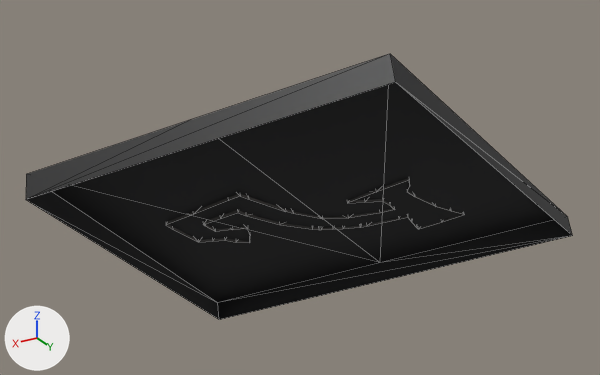
Two versions of the OBJ model src/main/resources/assets/stargate/models/DHD/009.obj, one commit apart.
Both versions are drawn from a 50 mm lens placed at (-0.1316, 0.0521, 0.8575), pointed at (-0.2367, -0.123, 0.77). Arrows for +X, +Y and +Z are at lower left; the lights stay in place. The first picture is the older version. Mesh edges are drawn as thin lines. Where no turn or scale is listed for an object, it has been applied to the vertices.

In view in the first picture: '009'.
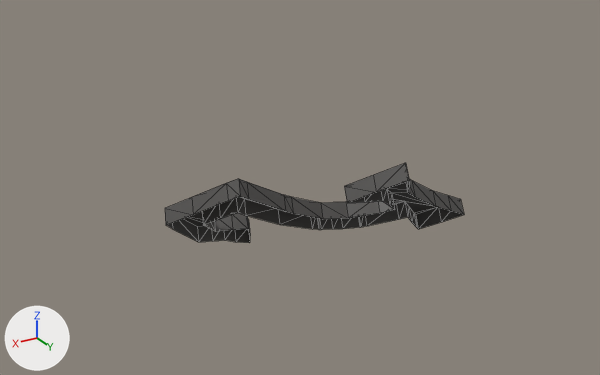
Edits to the bpy script that builds the scene:
```text
Change me_009:
    used by ob_009; location = (0.0, 0.0, 0.0)
    remove me_009.from_pydata(...)  # 116 vertices, 171 faces; spans x -0.3136..-0.1648, y -0.1728..-0.0631, z 0.7055..0.8201
    add me_009.from_pydata(...)  # 106 vertices, 157 faces; spans x -0.2806..-0.2008, y -0.1391..-0.0959, z 0.7517..0.7818
    me_009 part 1: the loose piece of 10 vertices spanning x -0.3136..-0.1648, y -0.1728..-0.0631, z 0.7055..0.8201 is deleted
```

Where the change shows, as pixel boxes (x1, y1, x2, y2) in the pictures (600 x 375 px):
'009', reshaped (45% narrower, 70% shorter)
    before: (26, 54, 573, 320)
    after: (165, 163, 464, 243)
part 1 of me_009, deleted
    before: (26, 54, 573, 320)
